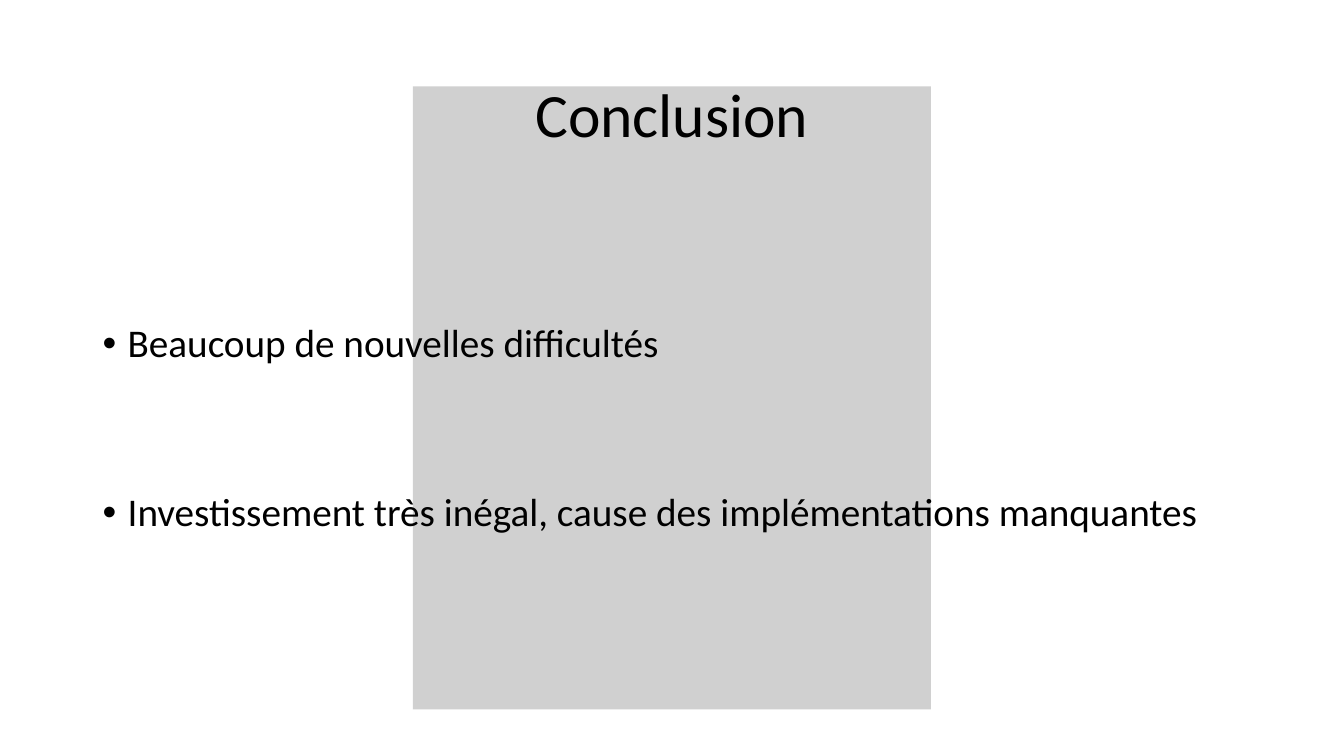
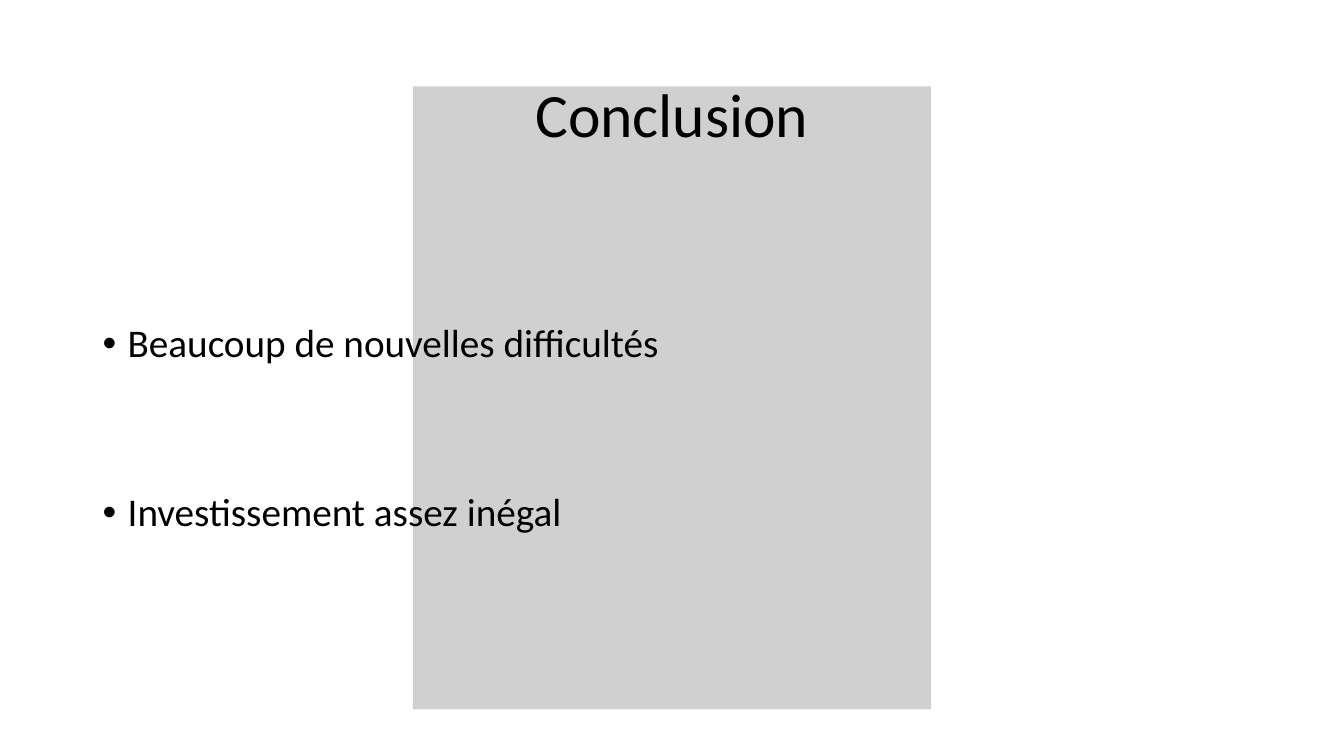
Before and after one commit to MrN0b0dy42/AndroidBattleship, a slide deck: slide 9 of slidesAndroidBattleship.odp. Drawn at 1344x756 pixels with LibreOffice and Linux fonts; fonts in the diff are those of the drawing; grey boxes stand for pictures. Boxes give left, top, right and bottom in pixels: in the first picture for what was removed or moved away, otherwise in the second. Text is boxed around its words. In the diff, an @@ line names an element or a change of style, - is before the commit and + after.

```diff
--- a/slidesAndroidBattleship.odp
+++ b/slidesAndroidBattleship.odp
@@ text at (x1=128, y1=493, x2=561, y2=536): text changed @@
-• Investissement très inégal, cause des implémentations manquantes
+• Investissement assez inégal
```
Also in this commit, not shown: 2 other slides changed, 3 other files.
